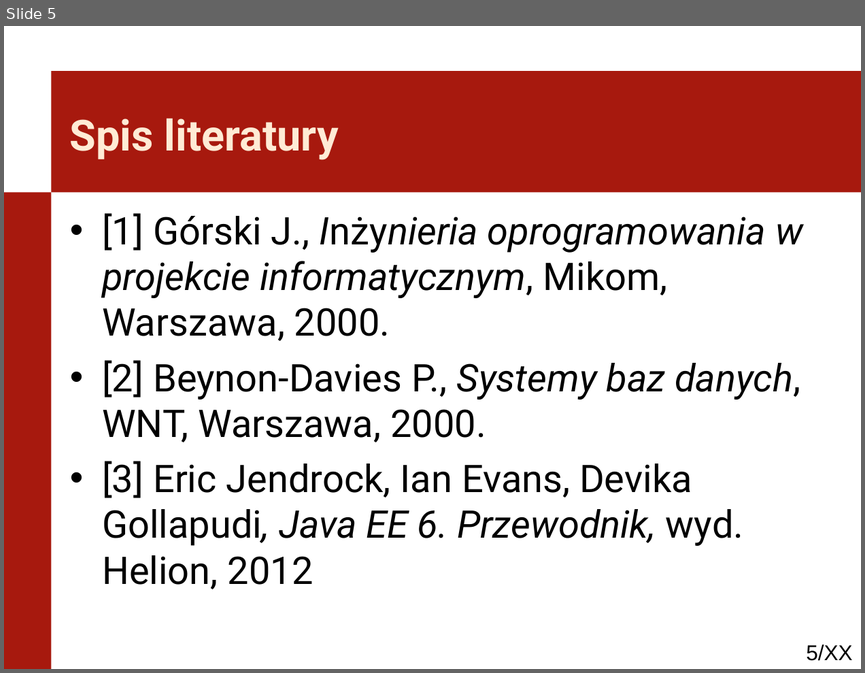
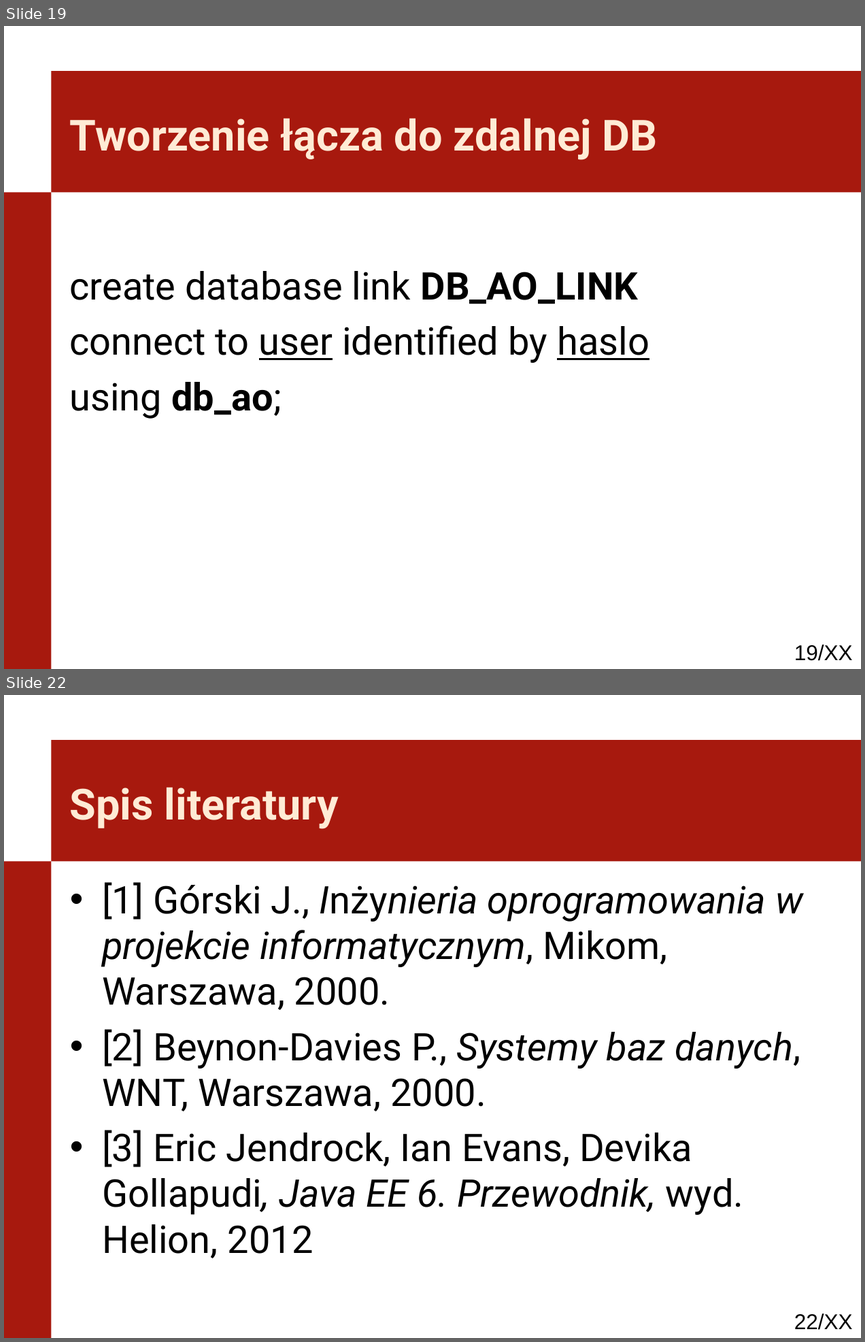
Before and after one commit to kaczanmo/projekt_bd_2013, a slide deck: prezentacja_2/prezentacja_2.ppt. Shown one above the other, each under a label of ours: slide 5 before the commit, slides 19 and 22 after it; the slides between them are not shown. The pictures are 865x673 and 865x1342 pixels, drawn with LibreOffice and Linux fonts; fonts in the diff are those of the drawing; background and template pictures are left out. Boxes give left, top, right and bottom in pixels: in the first picture for what was removed or moved away, otherwise in the second. Text is boxed around its words. In the diff, an @@ line names an element or a change of style, - is before the commit and + after.

```diff
--- a/prezentacja_2/prezentacja_2.ppt
+++ b/prezentacja_2/prezentacja_2.ppt
@@ slide 19 added at box(4, 26, 861, 669), background #FFFFFF; not listed: 3 template elements that a slide beside it also shows @@
@@ title added at box(70, 118, 657, 160), 36 pt, text #FFEBD5, bold @@
+Tworzenie łącza do zdalnej DB
@@ text added at box(70, 271, 649, 418), 32 pt, text #000000 @@
+create database link DB_AO_LINK
+connect to user identified by haslo
+using db_ao;
@@ what was slide 5 is now slide 22 @@
@@ page number at box(794, 1313, 853, 1329): text changed @@
-5/XX
+22/XX
```
Also in this commit, not shown: 2 slides changed, 16 other slides added, 18 other files.
